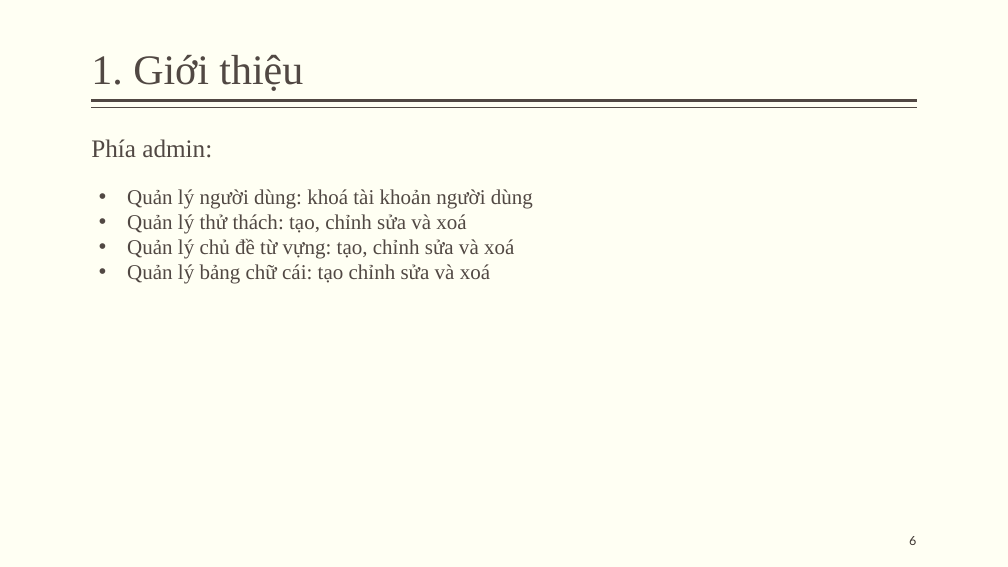
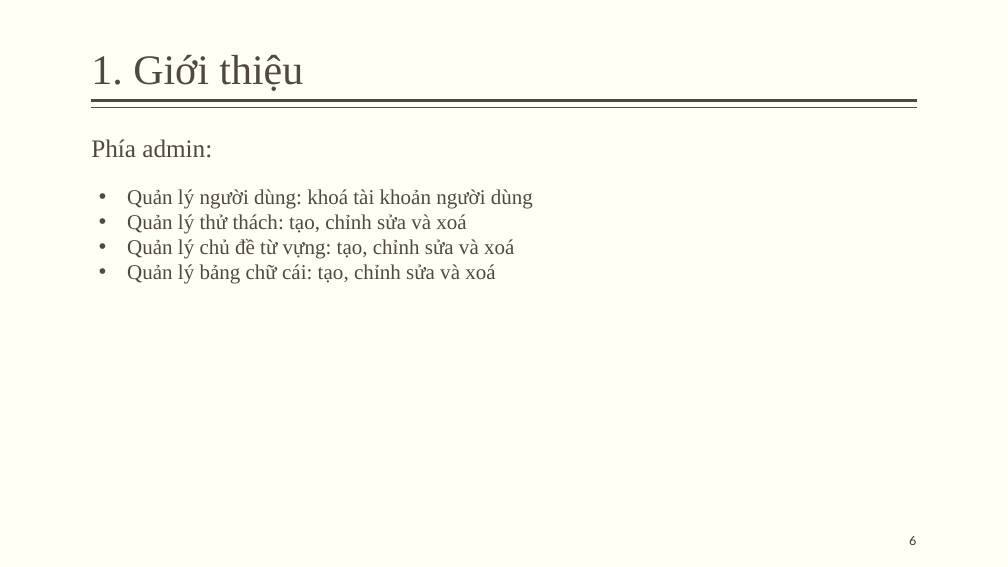
Before and after one commit to vanlam0145/website-learn-jp, a slide deck: slide 6 of Website-jp-pp.pptx. Drawn at 1008x567 pixels with LibreOffice and Linux fonts; fonts in the diff are those of the drawing. Boxes give left, top, right and bottom in pixels: in the first picture for what was removed or moved away, otherwise in the second. Text is boxed around its words. In the diff, an @@ line names an element or a change of style, - is before the commit and + after.

```diff
--- a/Website-jp-pp.pptx
+++ b/Website-jp-pp.pptx
@@ text at (127, 264, 495, 284): text changed @@
-• Quản lý bảng chữ cái: tạo chỉnh sửa và xoá
+• Quản lý bảng chữ cái: tạo, chỉnh sửa và xoá
```
Also in this commit, not shown: 1 other slide changed.
